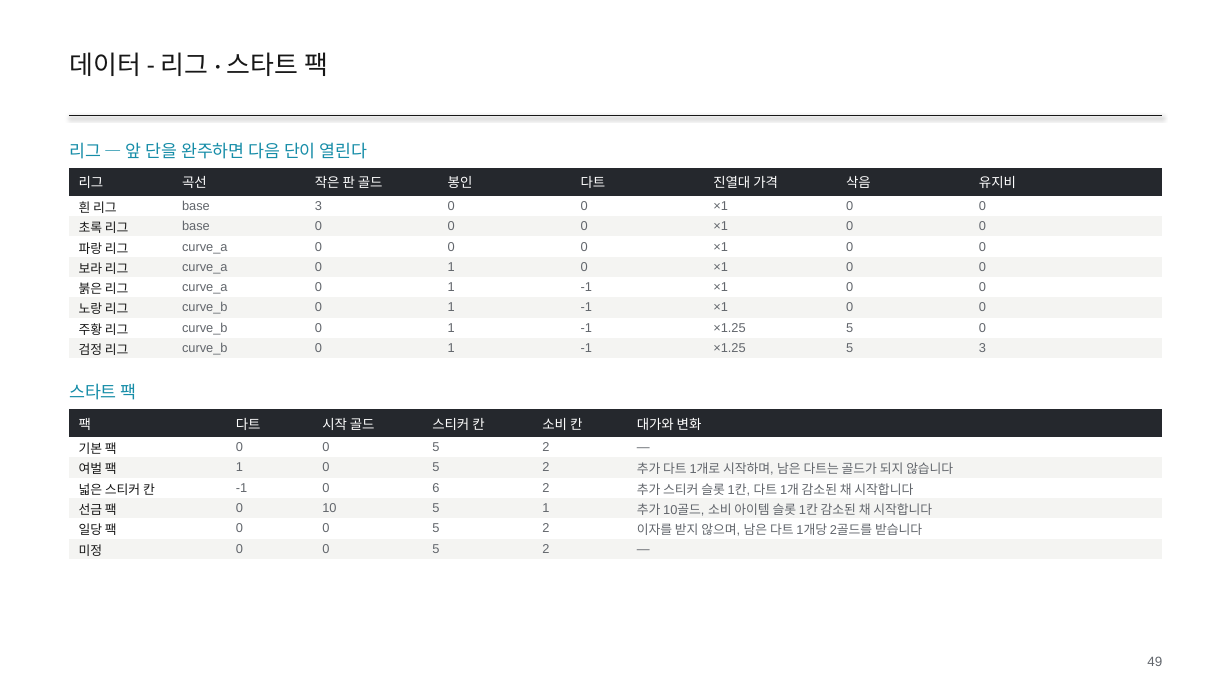
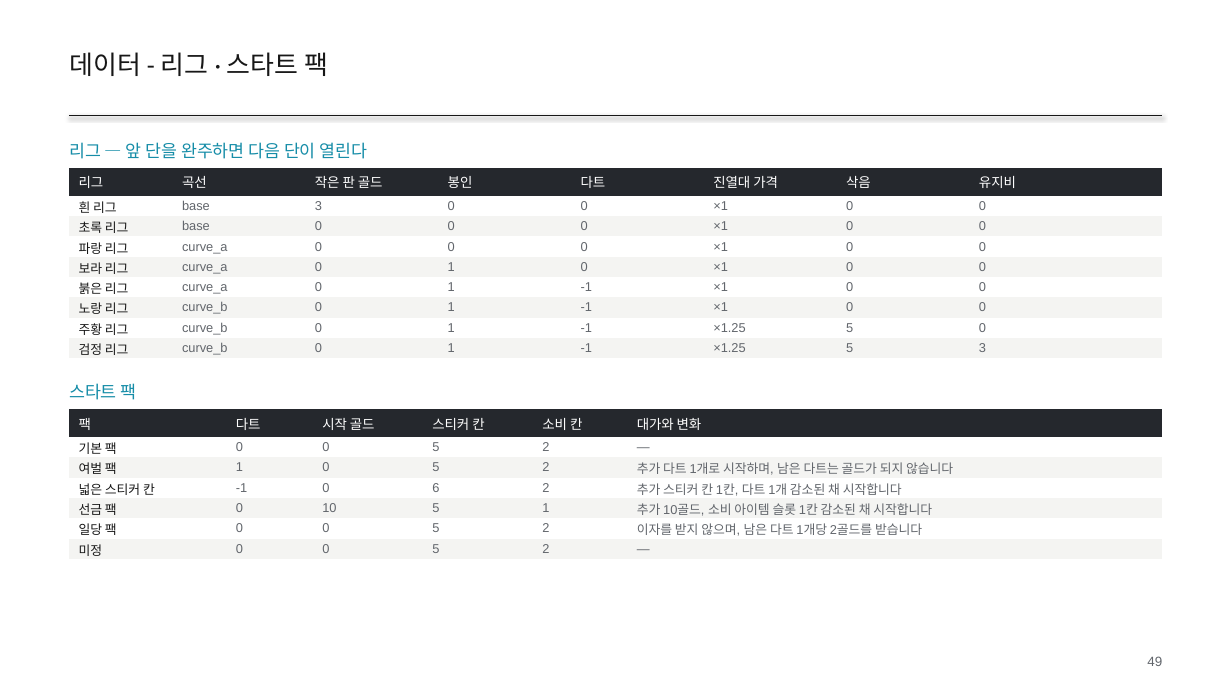
Before and after one commit to GGbong69/test-03, a slide deck: slide 49 of docs/HIGHTONE_기획서.pptx. Drawn at 1232x693 pixels with LibreOffice and Linux fonts; fonts in the diff are those of the drawing. Boxes give left, top, right and bottom in pixels: in the first picture for what was removed or moved away, otherwise in the second. Text is boxed around its words. In the diff, an @@ line names an element or a change of style, - is before the commit and + after.

```diff
--- a/docs/HIGHTONE_기획서.pptx
+++ b/docs/HIGHTONE_기획서.pptx
@@ table at bbox=[69, 409, 1163, 560] @@
-row 4, column 6: 추가 스티커 슬롯 1칸, 다트 1개 감소된 채 시작합니다
+row 4, column 6: 추가 스티커 칸 1칸, 다트 1개 감소된 채 시작합니다
```
Also in this commit, not shown: 21 other slides changed, 2 other files.
